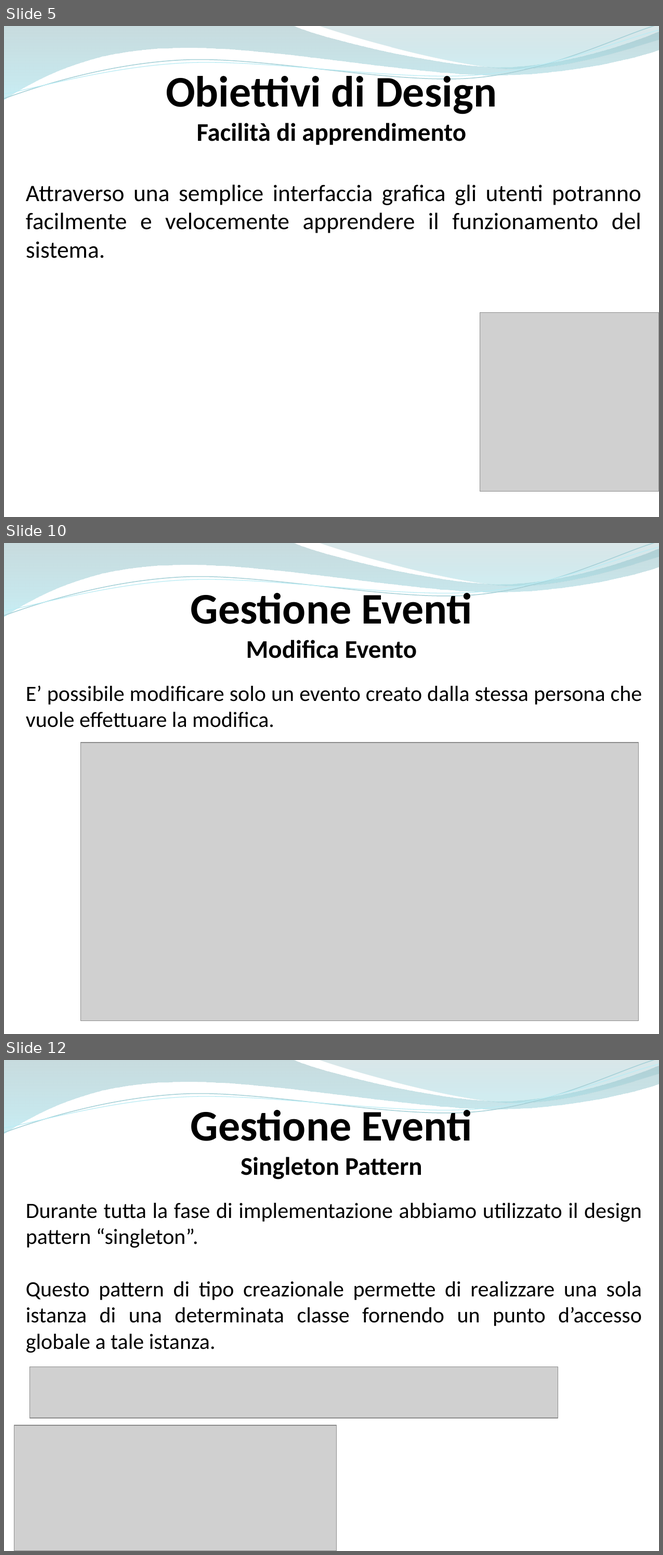
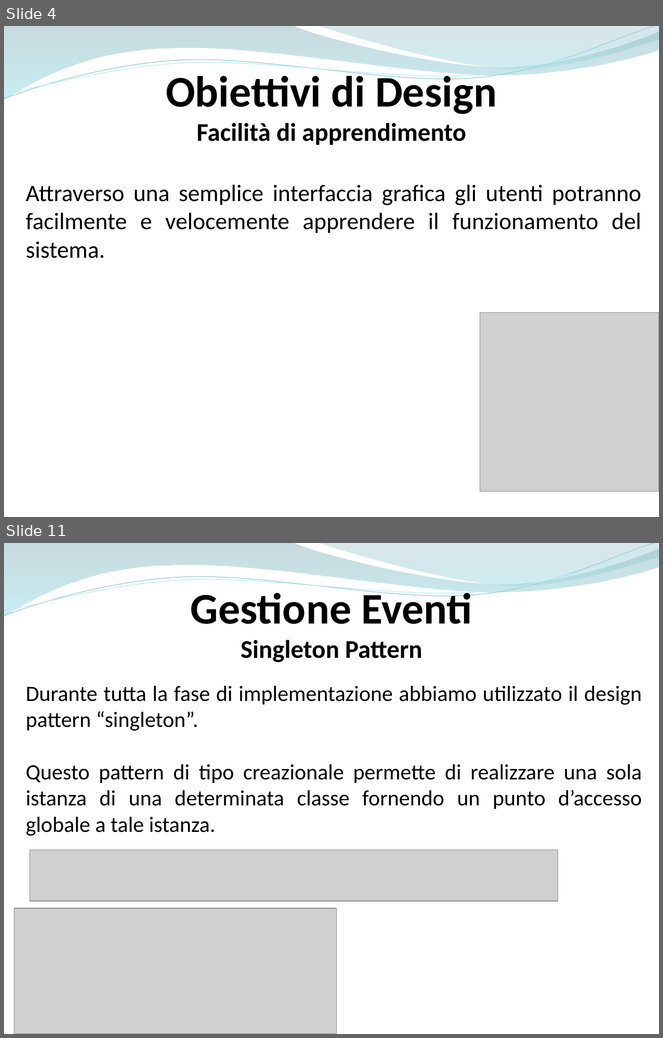
Before and after one commit to ammirate/at-silo, a slide deck: Presentazione/Atsilo2/Luca/Luca_PresentazioneFinale.pptx. Shown one above the other, each under a label of ours: slides 5, 10 and 12 before the commit, slides 4 and 11 after it; the slides between them are not shown. The pictures are 663x1555 and 663x1038 pixels, drawn with LibreOffice and Linux fonts; fonts in the diff are those of the drawing; grey boxes stand for pictures. Boxes give left, top, right and bottom in pixels: in the first picture for what was removed or moved away, otherwise in the second. Text is boxed around its words. In the diff, an @@ line names an element or a change of style, - is before the commit and + after.

```diff
--- a/Presentazione/Atsilo2/Luca/Luca_PresentazioneFinale.pptx
+++ b/Presentazione/Atsilo2/Luca/Luca_PresentazioneFinale.pptx
@@ slide 10 removed at [4, 543, 659, 1034], background #FFFFFF; not listed: 4 template elements that a slide beside it also shows @@
@@ text removed at [191, 588, 472, 658] @@
-Gestione Eventi
-Modifica Evento
@@ text removed at [26, 685, 643, 728] @@
-E’ possibile modificare solo un evento creato dalla stessa persona che vuole effettuare la modifica.
@@ picture removed at [80, 743, 639, 1021] @@
@@ what was slide 5 is now slide 4 @@
@@ what was slide 12 is now slide 11 @@
```
Also in this commit, not shown: 4 slides changed, 4 slides added, 4 other slides removed.
